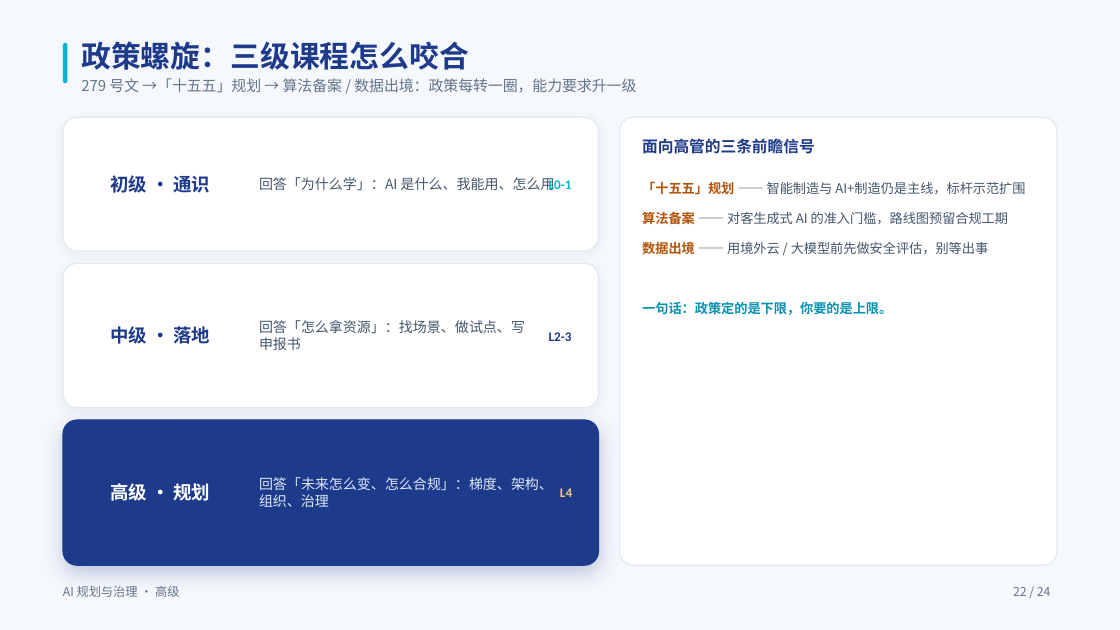
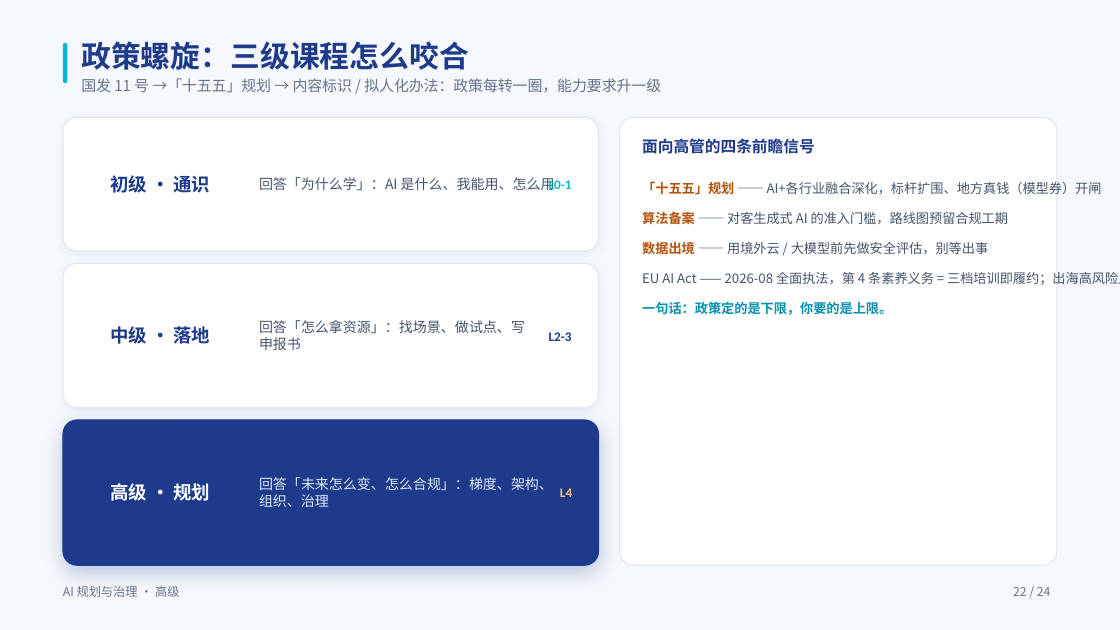
Before and after one commit to swift3000/qiyepinpeixun, a slide deck: slide 22 of 企业AI培训_交付包/高级课程_完整交付包/03_PPT课件/高级_规划层_PPT.pptx. Drawn at 1120x630 pixels with LibreOffice and Linux fonts; fonts in the diff are those of the drawing. Boxes give left, top, right and bottom in pixels: in the first picture for what was removed or moved away, otherwise in the second. Text is boxed around its words. In the diff, an @@ line names an element or a change of style, - is before the commit and + after.

Commit message:
T19: 三档 PPT 政策刷新+高级 PPT 通用化漏网清零（初P32内容标识/中P27模型券+P30标识条/高P1封面去制造业+P20统一法未立+EU执法+P22政策螺旋刷新，run级手术版式不动，终检零制造残留）

```diff
--- a/企业AI培训_交付包/高级课程_完整交付包/03_PPT课件/高级_规划层_PPT.pptx
+++ b/企业AI培训_交付包/高级课程_完整交付包/03_PPT课件/高级_规划层_PPT.pptx
@@ text at (x1=81, y1=78, x2=661, y2=93): text changed @@
-279 号文 →「十五五」规划 → 算法备案 / 数据出境：政策每转一圈，能力要求升一级
+国发 11 号 →「十五五」规划 → 内容标识 / 拟人化办法：政策每转一圈，能力要求升一级
@@ text at (x1=642, y1=138, x2=815, y2=154): text changed @@
-面向高管的三条前瞻信号
+面向高管的四条前瞻信号
@@ text at (x1=642, y1=181, x2=1102, y2=195): text changed @@
-「十五五」规划 —— 智能制造与 AI+制造仍是主线，标杆示范扩围
+「十五五」规划 —— AI+各行业融合深化，标杆扩围、地方真钱（模型券）开闸
@@ text at (x1=642, y1=272, x2=1120, y2=285): paragraph added @@
+EU AI Act —— 2026-08 全面执法，第 4 条素养义务 = 三档培训即履约；出海高风险义务 2026-12 起
```
Also in this commit, not shown: 9 other slides changed, 3 other files.
